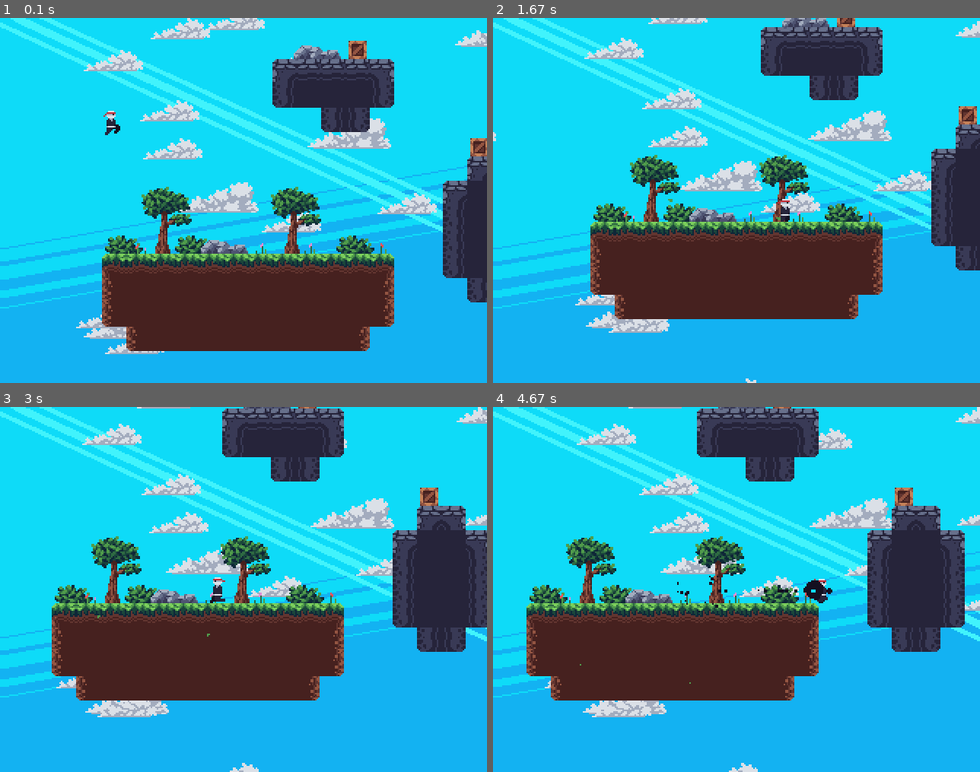
Above: before the commit, frames 1-4 (two rows, left to right).
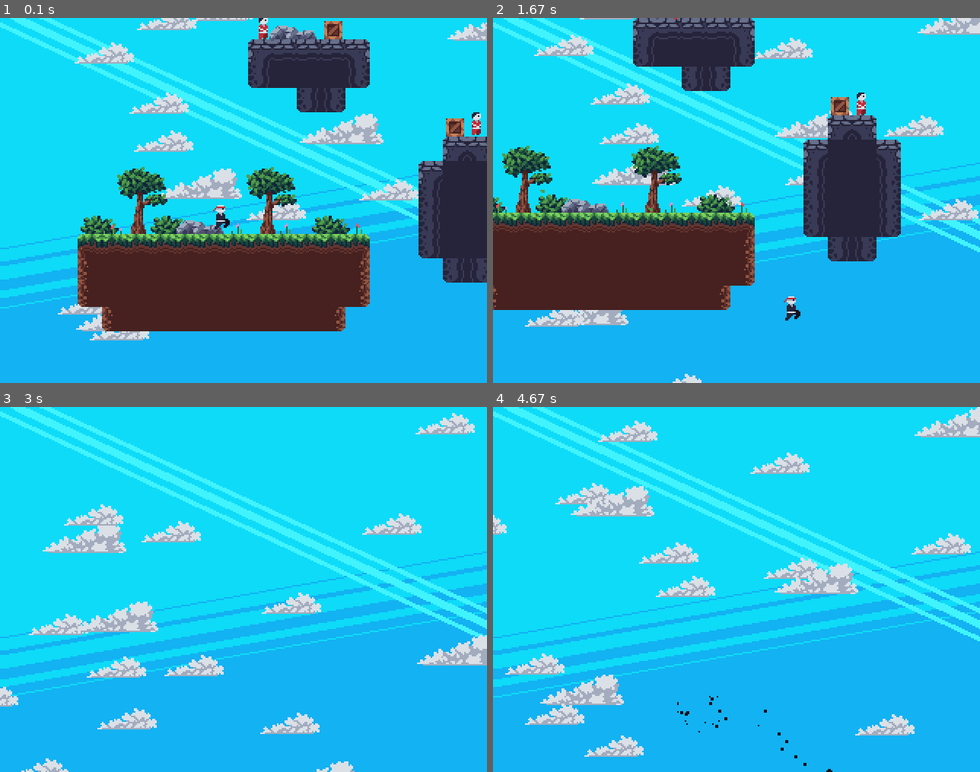
Above: after the commit, the same moments.

Repository: Tomahawk01/PyGame-Platformer
Game: pygame game, started from main.py
The game is run twice, just before and just after one commit, with the same random seed, the same clock (stepped at 60 frames per second) and the same inputs.
Inputs:
- Up to frame 1 (0.1 s): no input
- Up to frame 2 (1.67 s): hold X 0.33-0.8 s; hold Right 0.33-0.8 s; tap Z at 0.83 s; hold Right 1.17-1.63 s
- Up to frame 3 (3 s): hold Right 1.67-2.13 s; hold Left 2.17-2.7 s; hold Left from 2.73 s (still down)
- Up to frame 4 (4.67 s): release Left at 3.13 s; hold Right 3.17-3.8 s; hold Left 3.83-4.3 s; hold Right from 4.33 s (still down); tap Z at 4.4 s

The runs differ from the first frame. In frame 1, 30% of the frame differs, in the area x 11-100%, y 0-93%; in frame 2, 44%, in the area x 0-100%, y 0-100%; in frame 3, 37%; in frame 4, 38%.

Commit message:
Added basic enemies
- They are just walking for now

Diff:
--- a/editor.py
+++ b/editor.py
@@ -20,7 +20,8 @@
             "decor": load_images("tiles/decor"),
             "grass": load_images("tiles/grass"),
             "large_decor": load_images("tiles/large_decor"),
-            "stone": load_images("tiles/stone")
+            "stone": load_images("tiles/stone"),
+            "spawners": load_images("tiles/spawners"),
         }
 
         self.movement = [False, False, False, False]
--- a/main.py
+++ b/main.py
@@ -5,7 +5,7 @@
 import pygame
 
 from src.utils import *
-from src.entities import PhysicsEntity, Player
+from src.entities import Player, Enemy
 from src.tilemap import Tilemap
 from src.clouds import Clouds
 from src.particle import Particle
@@ -30,6 +30,8 @@
             "player": load_image("entities/player.png"),
             "background": load_image("background.png"),
             "clouds": load_images("clouds"),
+            "enemy/idle": Animation(load_images("entities/enemy/idle"), 6),
+            "enemy/run": Animation(load_images("entities/enemy/run"), 4),
             "player/idle": Animation(load_images("entities/player/idle"), 6),
             "player/run": Animation(load_images("entities/player/run"), 4),
             "player/jump": Animation(load_images("entities/player/jump")),
@@ -49,6 +51,13 @@
         self.leaf_spawners = []
         for tree in self.tilemap.extract([("large_decor", 2)], True):
             self.leaf_spawners.append(pygame.Rect(4 + tree["pos"][0], 4 + tree["pos"][1], 23, 13))
+
+        self.enemies = []
+        for spawner in self.tilemap.extract([("spawners", 0), ("spawners", 1)]):
+            if spawner["variant"] == 0:
+                self.player.pos = spawner["pos"]
+            else:
+                self.enemies.append(Enemy(self, spawner["pos"], (8, 15)))
 
         self.particles = []
 
@@ -71,6 +80,11 @@
             self.clouds.render(self.display, render_scroll)
 
             self.tilemap.render(self.display, render_scroll)
+
+            for enemy in self.enemies.copy():
+                enemy.update(self.tilemap, (0, 0))
+                enemy.render(self.display, render_scroll)
+
             self.player.update(self.tilemap, (self.movement[1] - self.movement[0], 0))
             self.player.render(self.display, render_scroll)
 
@@ -91,7 +105,7 @@
                         self.movement[0] = True
                     if event.key == pygame.K_RIGHT:
                         self.movement[1] = True
-                    if event.key == pygame.K_UP:
+                    if event.key == pygame.K_x:
                         self.player.jump()
                     if event.key == pygame.K_z:
                         self.player.dash()
--- a/map.json
+++ b/map.json
@@ -1 +1 @@
-{"tilemap": {"4;9": {"type": "grass", "variant": 1, "pos": [ …(5172 unchanged characters)… r", "variant": 2, "pos": [159.0, 100.5]}]}
+{"tilemap": {"4;9": {"type": "grass", "variant": 1, "pos": [ …(5172 unchanged characters)… r", "variant": 2, "pos": [159.0, 100.5]}, {"type": "spawners", "variant": 0, "pos": [138.0, 124.5]}, {"type": "spawners", "variant": 1, "pos": [306.5, 62.5]}, {"type": "spawners", "variant": 1, "pos": [166.0, -0.5]}]}
--- a/src/entities.py
+++ b/src/entities.py
@@ -74,6 +74,32 @@
 
     def render(self, surface, offset = (0, 0)):
         surface.blit(pygame.transform.flip(self.animation.img(), self.flip, False), (self.pos[0] - offset[0] + self.anim_offset[0], self.pos[1] - offset[1] + self.anim_offset[1]))
+
+class Enemy(PhysicsEntity):
+    def __init__(self, game, pos, size):
+        super().__init__(game, "enemy", pos, size)
+
+        self.walking = 0
+
+    def update(self, tilemap, movement = (0, 0)):
+        if self.walking:
+            if tilemap.solid_check((self.rect().centerx + (-7 if self.flip else 7), self.pos[1] + 23)):
+                if (self.collisions["right"] or self.collisions["left"]):
+                    self.flip = not self.flip
+                else:
+                    movement = (movement[0] - 0.5 if self.flip else 0.5, movement[1])
+            else:
+                self.flip = not self.flip
+            self.walking = max(0, self.walking - 1)
+        elif random.random() < 0.01:
+            self.walking = random.randint(30, 120)
+
+        super().update(tilemap, movement)
+
+        if movement[0] != 0:
+            self.set_action("run")
+        else:
+            self.set_action("idle")
 
 class Player(PhysicsEntity):
     def __init__(self, game, pos, size):
--- a/src/tilemap.py
+++ b/src/tilemap.py
@@ -68,6 +68,12 @@
         self.tile_size = map_data["tile_size"]
         self.offgrid_tiles = map_data["offgrid"]
 
+    def solid_check(self, pos):
+        tile_loc = str(int(pos[0] // self.tile_size)) + ";" + str(int(pos[1] // self.tile_size))
+        if tile_loc in self.tilemap:
+            if self.tilemap[tile_loc]["type"] in PHYSICS_TILES:
+                return self.tilemap[tile_loc]
+
     def physics_rects_around(self, pos):
         rects = []
         for tile in self.tiles_around(pos):
Binary file added: data/images/entities/enemy/idle/00.png
Binary file added: data/images/entities/enemy/idle/01.png
Binary file added: data/images/entities/enemy/idle/02.png
Binary file added: data/images/entities/enemy/idle/03.png
Binary file added: data/images/entities/enemy/idle/04.png
Binary file added: data/images/entities/enemy/idle/05.png
Binary file added: data/images/entities/enemy/idle/06.png
Binary file added: data/images/entities/enemy/idle/07.png
Binary file added: data/images/entities/enemy/idle/08.png
Binary file added: data/images/entities/enemy/idle/09.png
Binary file added: data/images/entities/enemy/idle/10.png
Binary file added: data/images/entities/enemy/idle/11.png
(and 14 more such lines)
